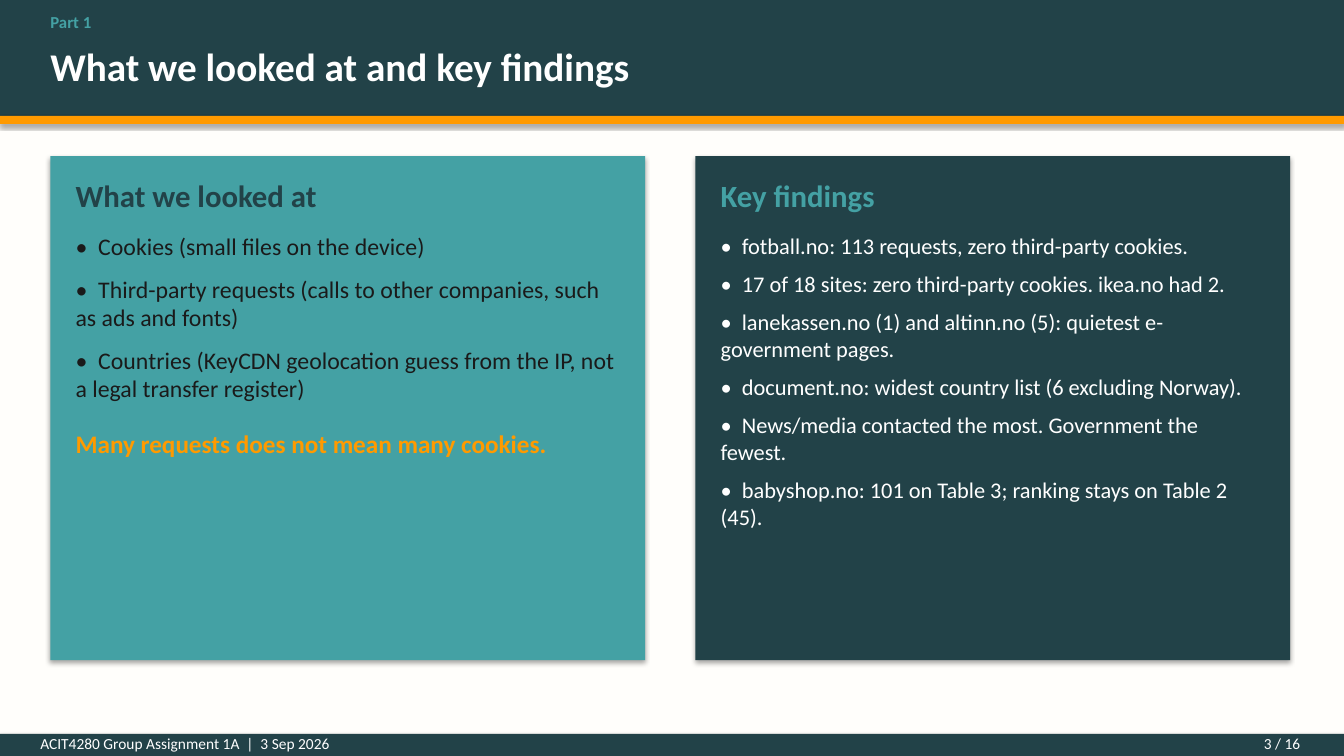
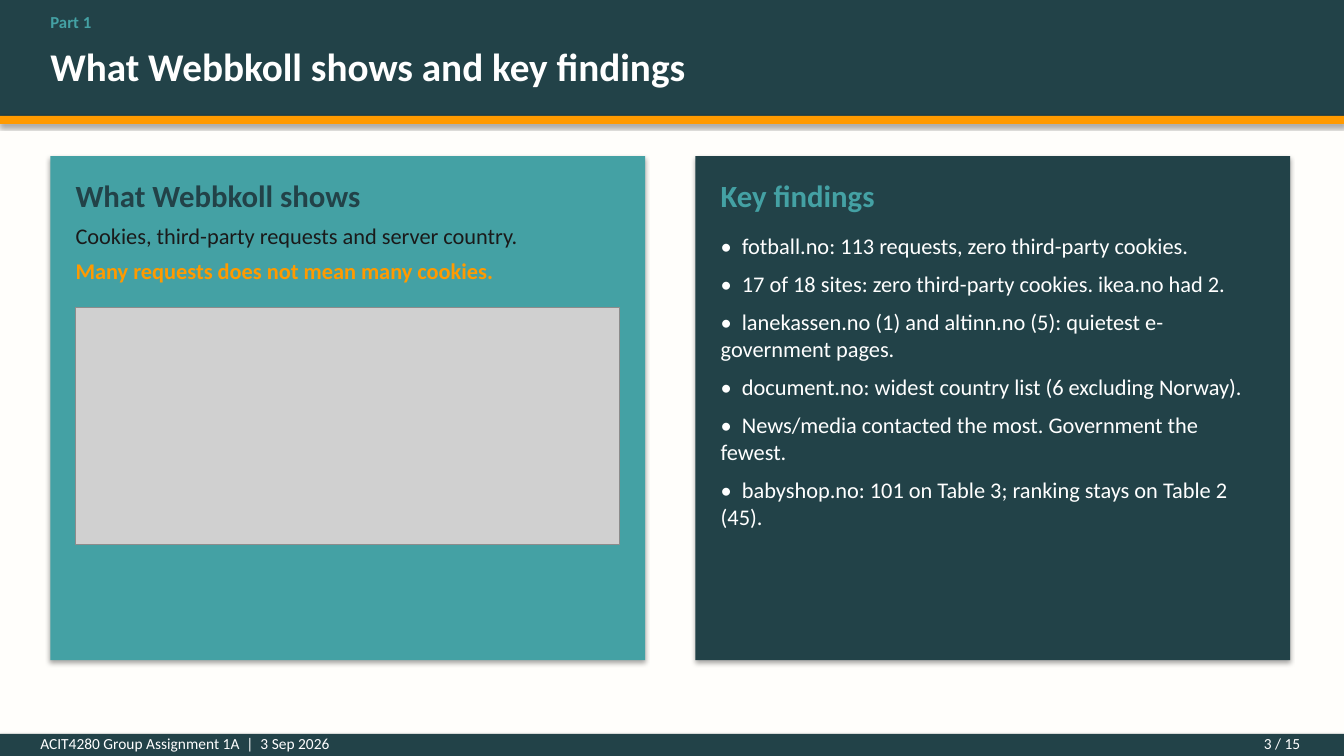
Before and after one commit to kasa031/Bacheloroppgave, a slide deck: slide 3 of ACIT4280_1A_presentation.pptx. Drawn at 1344x756 pixels with LibreOffice and Linux fonts; fonts in the diff are those of the drawing; grey boxes stand for pictures. Boxes give left, top, right and bottom in pixels: in the first picture for what was removed or moved away, otherwise in the second. Text is boxed around its words. In the diff, an @@ line names an element or a change of style, - is before the commit and + after.

```diff
--- a/ACIT4280_1A_presentation.pptx
+++ b/ACIT4280_1A_presentation.pptx
@@ text at (50,53,686,88): text changed @@
-What we looked at and key findings
+What Webbkoll shows and key findings
@@ text at (76,185,360,207): text changed @@
-What we looked at
+What Webbkoll shows
@@ text removed at (76,238,614,457) @@
-• Cookies (small files on the device)
-• Third-party requests (calls to other companies, such as ads and fonts)
-• Countries (KeyCDN geolocation guess from the IP, not a legal transfer register)
-Many requests does not mean many cookies.
@@ text added at (76,228,517,283), 16 pt, text #1A1A1A @@
+Cookies, third-party requests and server country.
+Many requests does not mean many cookies.
@@ picture added at (76,308,620,544) @@
@@ text at (1264,739,1301,749): text changed @@
-3 / 16
+3 / 15
```
Also in this commit, not shown: 12 other slides changed, 1 slide removed, 4 other files.
